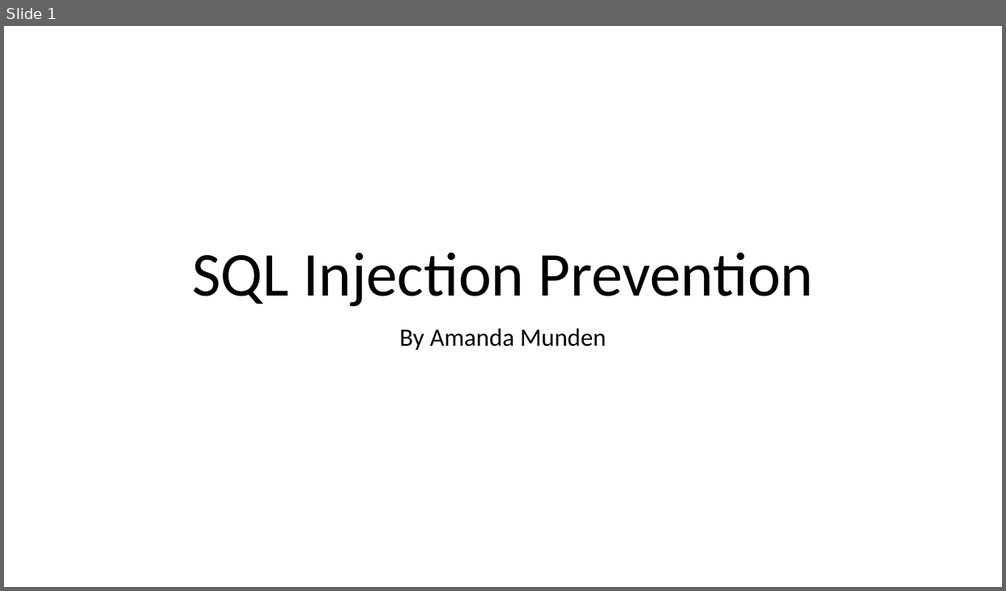
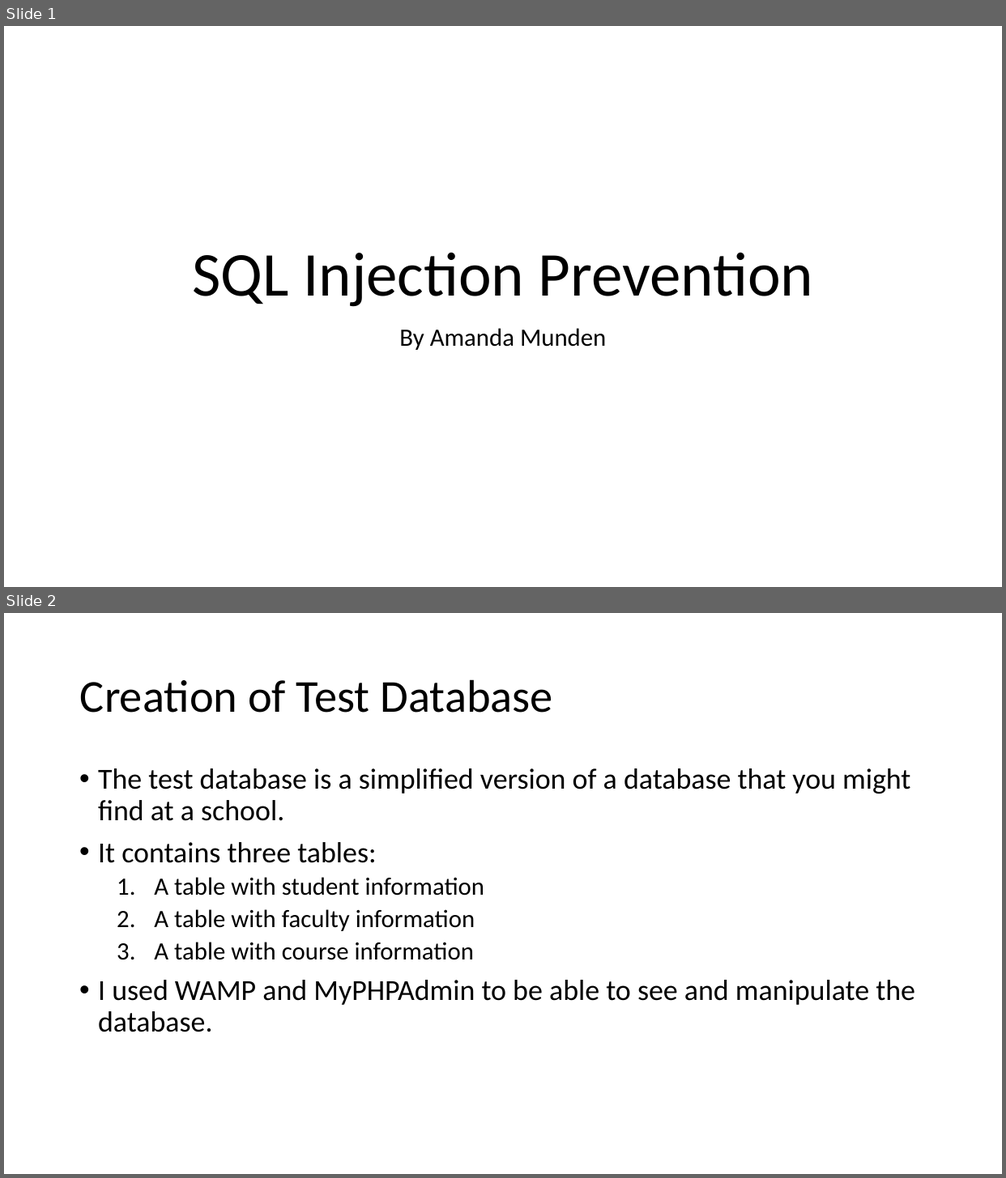
Before and after one commit to amunden04/cpsc4660Project, a slide deck: SQL Injection Prevention.pptx. Shown one above the other, each under a label of ours: slide 1 before the commit, slides 1 and 2 after it. The pictures are 1006x591 and 1006x1178 pixels, drawn with LibreOffice and Linux fonts; fonts in the diff are those of the drawing. Boxes give left, top, right and bottom in pixels: in the first picture for what was removed or moved away, otherwise in the second. Text is boxed around its words. In the diff, an @@ line names an element or a change of style, - is before the commit and + after.

```diff
--- a/SQL Injection Prevention.pptx
+++ b/SQL Injection Prevention.pptx
@@ slide 2 added at (4,613,1002,1174), background #FFFFFF @@
@@ title added at (80,679,553,713), 44 pt, text #000000 @@
+Creation of Test Database
@@ text added at (98,769,915,1033), 28 pt, text #000000 @@
+• The test database is a simplified version of a database that you might find at a school.
+• It contains three tables:
+  1. A table with student information
+  2. A table with faculty information
+  3. A table with course information
+• I used WAMP and MyPHPAdmin to be able to see and manipulate the database.
```
Also in this commit, not shown: 5 other slides added, 1 other file.
